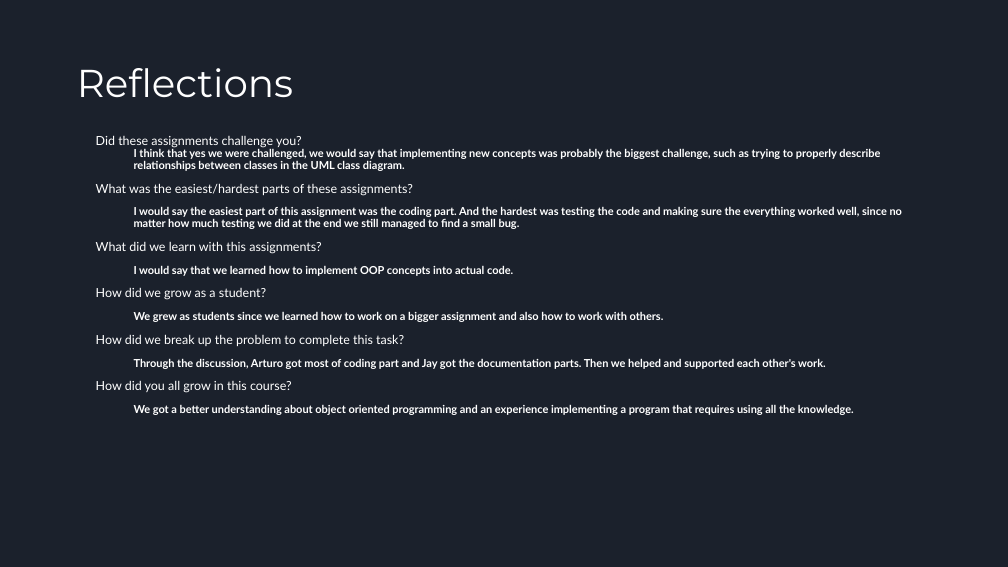
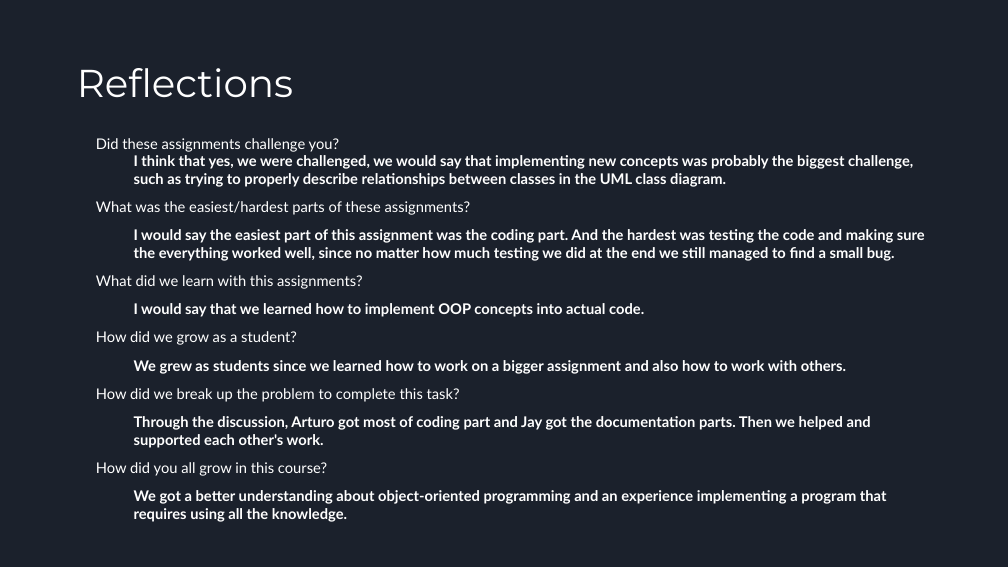
Before and after one commit to ArtOlm/Banking-System-Project, a slide deck: slide 18 of Team AOOP-A-P Documents/AOOP Final Presentation Template (2).pptx. Drawn at 1008x567 pixels with LibreOffice and Linux fonts; fonts in the diff are those of the drawing. Boxes give left, top, right and bottom in pixels: in the first picture for what was removed or moved away, otherwise in the second. Text is boxed around its words. In the diff, an @@ line names an element or a change of style, - is before the commit and + after.

Commit message:
Add files via upload
little update

```diff
--- a/Team AOOP-A-P Documents/AOOP Final Presentation Template (2).pptx
+++ b/Team AOOP-A-P Documents/AOOP Final Presentation Template (2).pptx
@@ text at bbox=[96, 138, 925, 476]: size 11.9 to 14 pt in "Did these assignments challenge you?", "What was the easiest/hardest parts of these ...", "What did we learn with this assignments?", "How did we grow as a student?" and 2 more places; size 10.5 to 14 pt in "I would say the easiest part of ...", "I would say that we learned how ...", "We grew as students since we learned ...", "Through the discussion, Arturo got most of ..."; line spacing 0.9 to 1 @@
@@ text at bbox=[134, 155, 913, 187]: text changed; size 10.5 to 14 pt @@
-  ○ I think that yes we were challenged, we would say that implementing new concepts was probably the biggest challenge, such as trying to properly describe relationships between classes in the UML class diagram.
+  ○ I think that yes, we were challenged, we would say that implementing new concepts was probably the biggest challenge, such as trying to properly describe relationships between classes in the UML class diagram.
@@ text at bbox=[134, 490, 887, 522]: text changed; size 10.5 to 14 pt @@
-  ○ We got a better understanding about object oriented programming and an experience implementing a program that requires using all the knowledge.
+  ○ We got a better understanding about object-oriented programming and an experience implementing a program that requires using all the knowledge.
```
